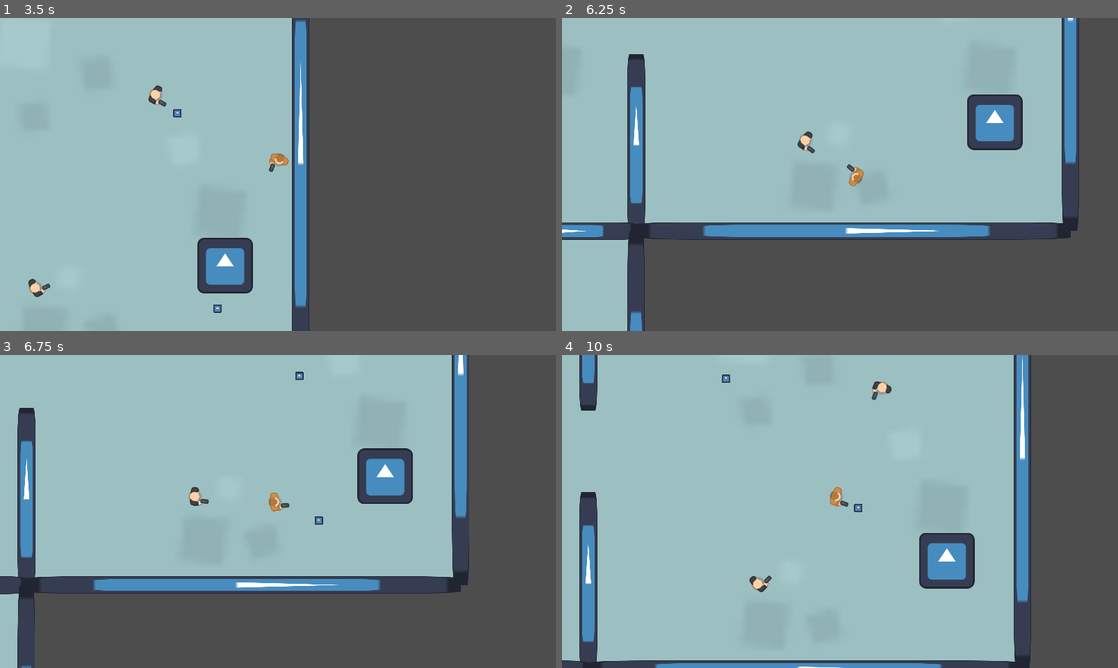
Above: before the commit, frames 1-4 (two rows, left to right).
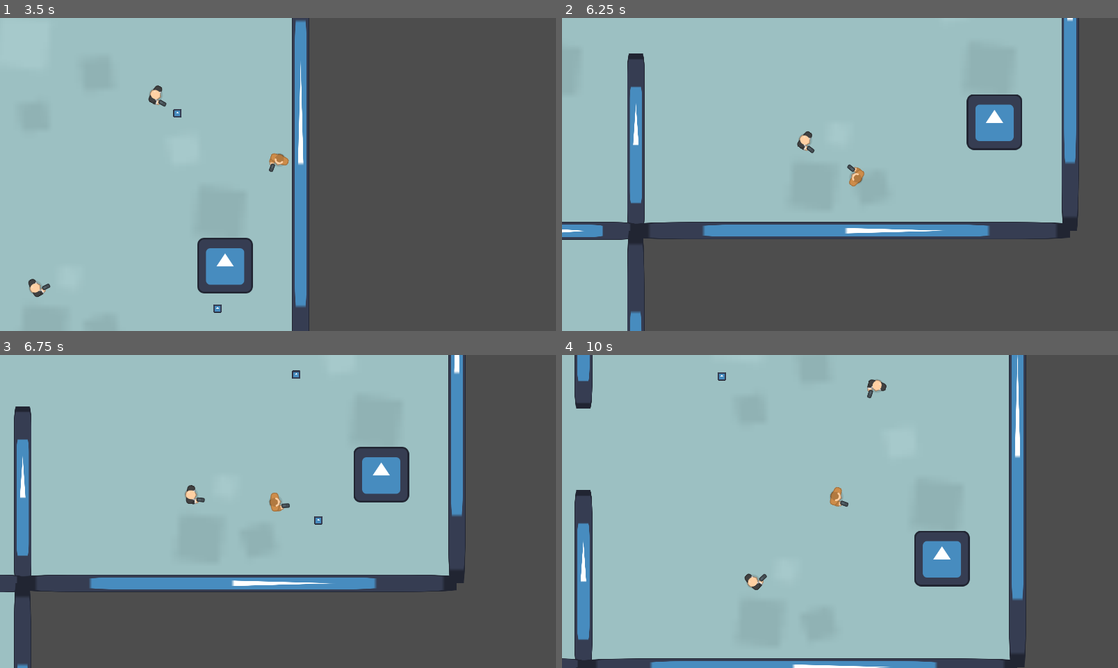
Above: after the commit, the same moments.

Repository: dmq262/Shadow-Stallion
Game: Godot game, scene res://scenes/main.tscn
Two runs of this game, one before a commit and one after it. Both use one fixed random seed, a clock stepped at 60 frames per second and the inputs below. The engine's default icon, where the game draws it, is replaced by a stand-in: a white triangle on a blue panel in a dark square. Sound files missing from this copy of the repository are replaced by a short silence.
Inputs (mouse positions are in pixels of both pictures, inside the frame that each line leads up to):
- Up to frame 1 (3.5 s): move the mouse to (400, 158) at 0.52 s; hold D (move_right) 0.53-1.28 s; tap Shift (dash) at 0.6, 1.35, 2.3, 2.85 s; move the mouse to (166, 190) at 1.27 s; hold S (move_down) 1.28-2.03 s; move the mouse to (333, 105) at 2.02 s; hold D (move_right) 2.03-2.78 s; click (333, 105) at 2.1 s; move the mouse to (250, 237) at 2.77 s; hold W (move_up) from 2.78 s (still down)
- Up to frame 2 (6.25 s): move the mouse to (1006, 221) at 3.52 s; release W (move_up) at 3.53 s; hold A (move_left) 3.53-5.03 s; tap Shift (dash) at 3.6, 4.55, 5.1, 5.85 s; move the mouse to (673, 127) at 4.27 s; click (673, 127) at 4.35 s; move the mouse to (867, 174) at 5.02 s; hold S (move_down) 5.03-5.78 s; move the mouse to (756, 96) at 5.77 s; hold D (move_right) from 5.78 s (still down)
- Up to frame 3 (6.75 s): move the mouse to (400, 495) at 6.52 s; release D (move_right) at 6.53 s; hold W (move_up) from 6.53 s (still down); click (400, 495) at 6.6 s
- Up to frame 4 (10 s): tap Shift (dash) at 6.8, 7.35, 8.1, 9.05, 9.6 s; move the mouse to (728, 527) at 7.27 s; release W (move_up) at 7.28 s; hold D (move_right) 7.28-8.03 s; move the mouse to (895, 442) at 8.02 s; hold S (move_down) 8.03-8.78 s; move the mouse to (812, 574) at 8.77 s; hold A (move_left) 8.78-9.53 s; click (812, 574) at 8.85 s; move the mouse to (1006, 558) at 9.52 s; hold W (move_up) from 9.53 s (still down)

Frame 1 is identical in both runs. In frame 2, 1.2% of the frame differs, in the area x 0-93%, y 0-100%; in frame 3, 5.7%; in frame 4, 7.1%, in the area x 0-85%, y 0-100%.

Commit message:
fixed dash mechanic

Diff:
--- a/scenes/player.gd
+++ b/scenes/player.gd
@@ -37,8 +37,12 @@
 	#Implement Dash Mechanic
 	if Input.is_action_just_pressed("dash"):
 		dash_vector = velocity.normalized() * dash_power
-	if dash_vector.length() > .01:
+
+	var old_dash_vector = dash_vector
+	if dash_vector.length() > 0:
 		dash_vector -= delta * dash_vector.normalized() * 50
+	if (old_dash_vector.length() < dash_vector.length()):
+		dash_vector = Vector2.ZERO
 
 	var collision = move_and_collide(velocity.normalized() * delta * SPEED + dash_vector)
 
